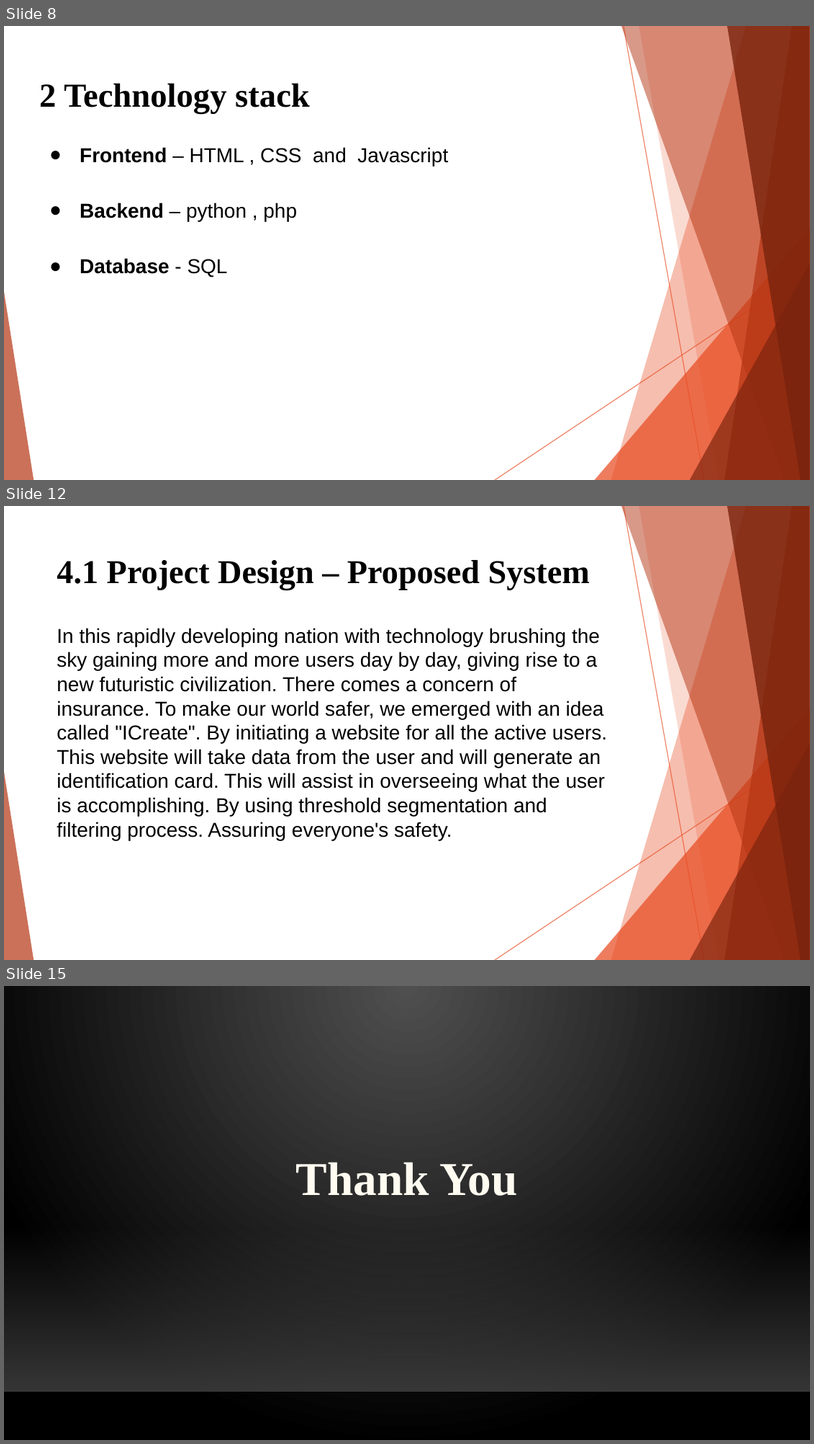
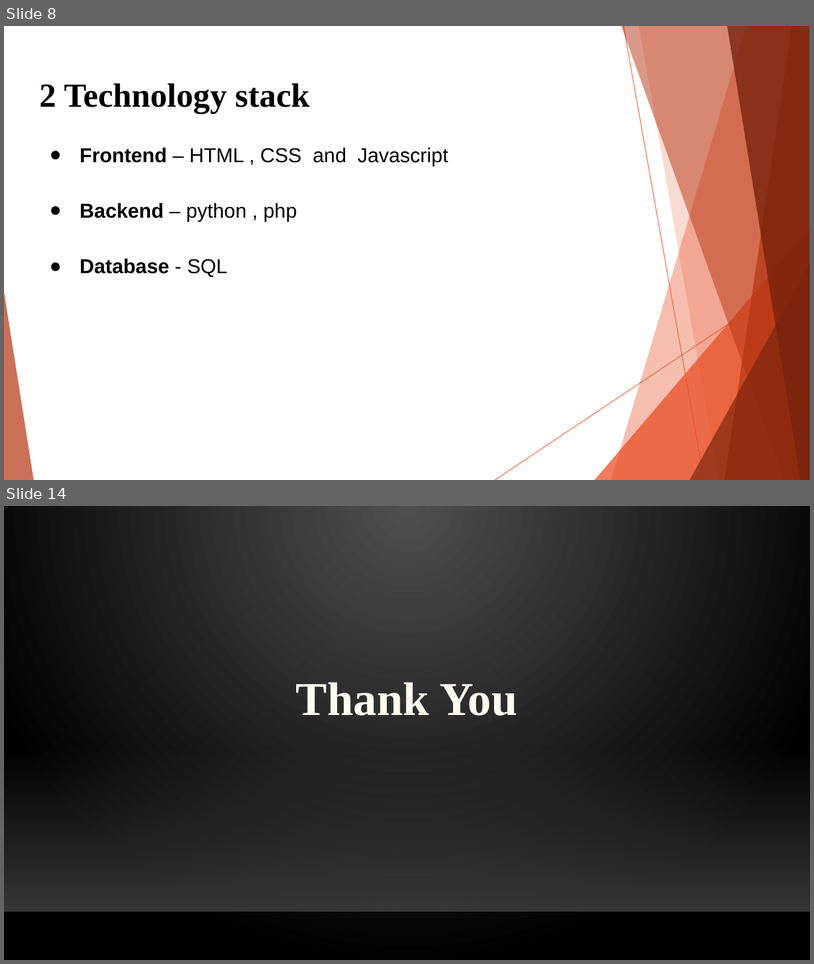
Before and after one commit to SmitPanchal61/Secerative, a slide deck: docs/SE_Mini Project_Presentation1_2021-2022_Group_14.pptx. Shown one above the other, each under a label of ours: slides 8, 12 and 15 before the commit, slides 8 and 14 after it; the slides between them are not shown. The pictures are 814x1444 and 814x964 pixels, drawn with LibreOffice and Linux fonts; fonts in the diff are those of the drawing; background and template pictures are left out. Boxes give left, top, right and bottom in pixels: in the first picture for what was removed or moved away, otherwise in the second. Text is boxed around its words. In the diff, an @@ line names an element or a change of style, - is before the commit and + after.

```diff
--- a/docs/SE_Mini Project_Presentation1_2021-2022_Group_14.pptx
+++ b/docs/SE_Mini Project_Presentation1_2021-2022_Group_14.pptx
@@ slide 12 removed at (4, 506, 810, 960), background #FFFFFF; not listed: 10 template elements that a slide beside it also shows @@
@@ title removed at (57, 560, 607, 840) @@
-4.1 Project Design – Proposed System
-In this rapidly developing nation with technology brushing the sky gaining more and more users day by day, giving rise to a new futuristic civilization. There comes a concern of insurance. To make our world safer, we emerged with an idea called "ICreate". By initiating a website for all the active users. This website will take data from the user and will generate an identification card. This will assist in overseeing what the user is accomplishing. By using threshold segmentation and filtering process. Assuring everyone's safety.
@@ what was slide 15 is now slide 14 @@
```
Also in this commit, not shown: 2 slides changed, 2 slides added, 2 other slides removed, 1 other file.
